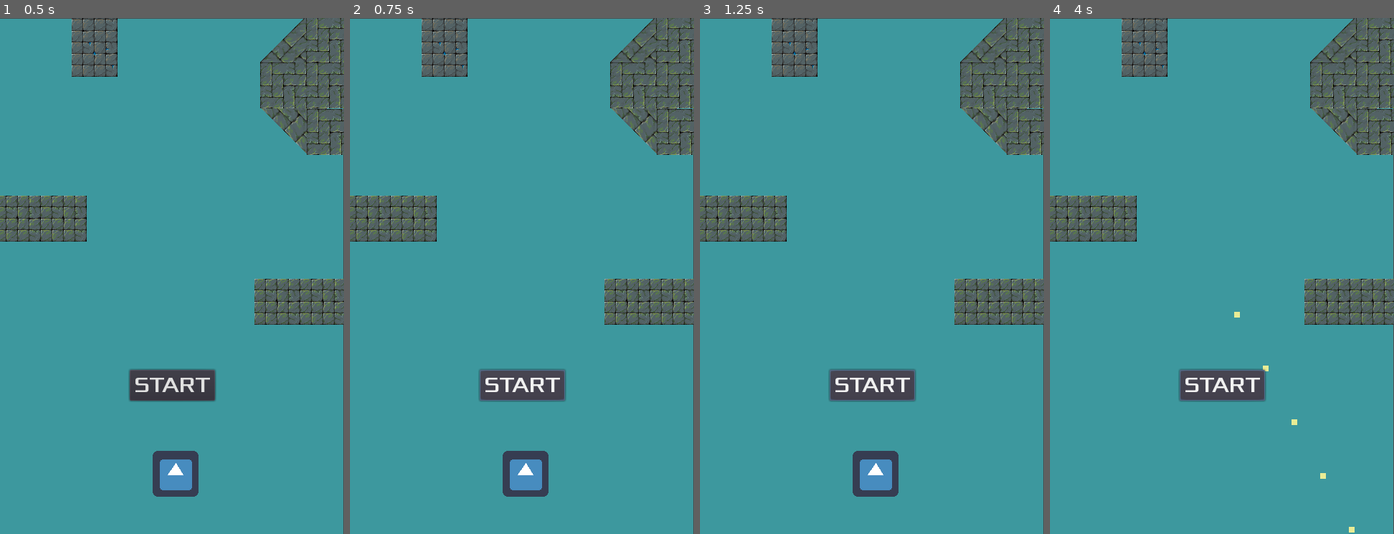
Above: before the commit, frames 1-4 (left to right).
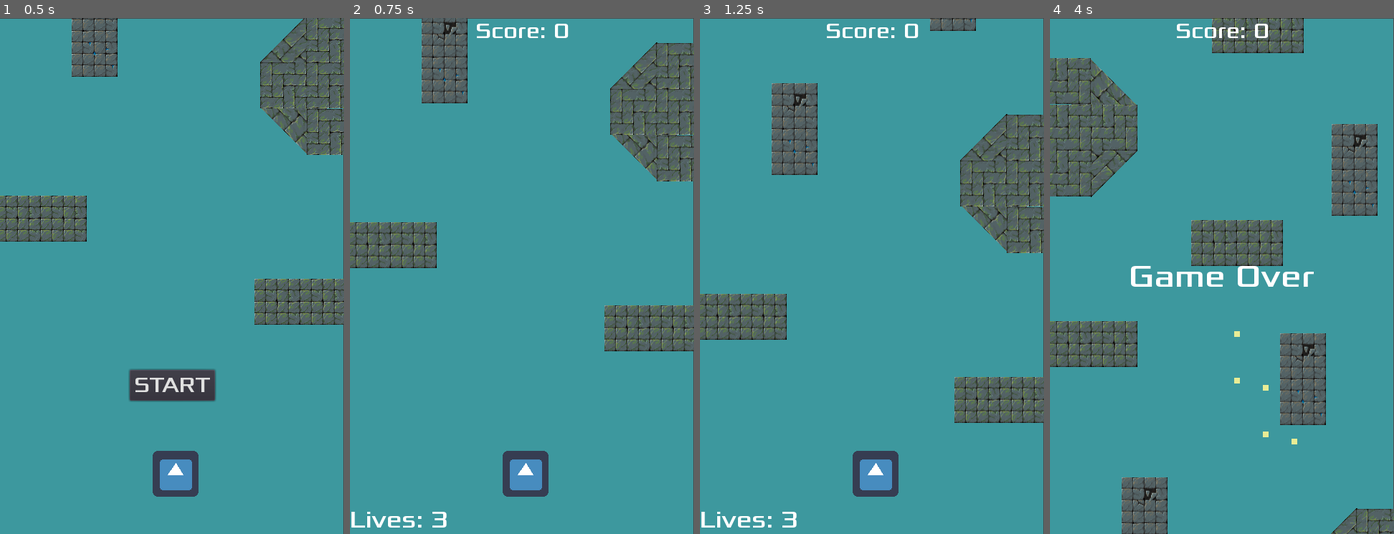
Above: after the commit, the same moments.

Repository: Harrison-Winters/Jet-Pack-Escape
Game: Godot game, scene res://Stage1.tscn
The game is run twice, just before and just after one commit, with the same random seed, the same clock (stepped at 60 frames per second) and the same inputs. The engine's default icon, where the game draws it, is replaced by a stand-in: a white triangle on a blue panel in a dark square.
Inputs (mouse positions are in pixels of both pictures, inside the frame that each line leads up to):
- Up to frame 1 (0.5 s): no input
- Up to frame 2 (0.75 s): click "START" at 0.5 s
- Up to frame 3 (1.25 s): no input
- Up to frame 4 (4 s): click (1222, 384) at 1.25 s, where only the run before the commit has a clickable "START"; hold Right (ui_right) 2.03-2.78 s; hold Z (shoot) 2.03-2.78 s; hold Down (ui_down) 2.78-3.53 s; tap Z (shoot) at 2.85 s; hold Right (ui_right) from 3.53 s (still down); hold Z (shoot) from 3.53 s (still down)

Frame 1 is identical in both runs. In frame 2, 14% of the frame differs, in the area x 0-100%, y 0-99%; in frame 3, 24%; in frame 4, 32%, in the area x 0-100%, y 0-100%.
Error before the commit: Parse Error: Indented block expected after declaration of "_on_Part1_win" function. (res://HUD.gd:37)

Commit message:
Shows Win Text

Diff:
--- a/Jetpack Escape/HUD.gd
+++ b/Jetpack Escape/HUD.gd
@@ -33,3 +33,4 @@
 
 
 func _on_Part1_win():
+	$WinText.show()
